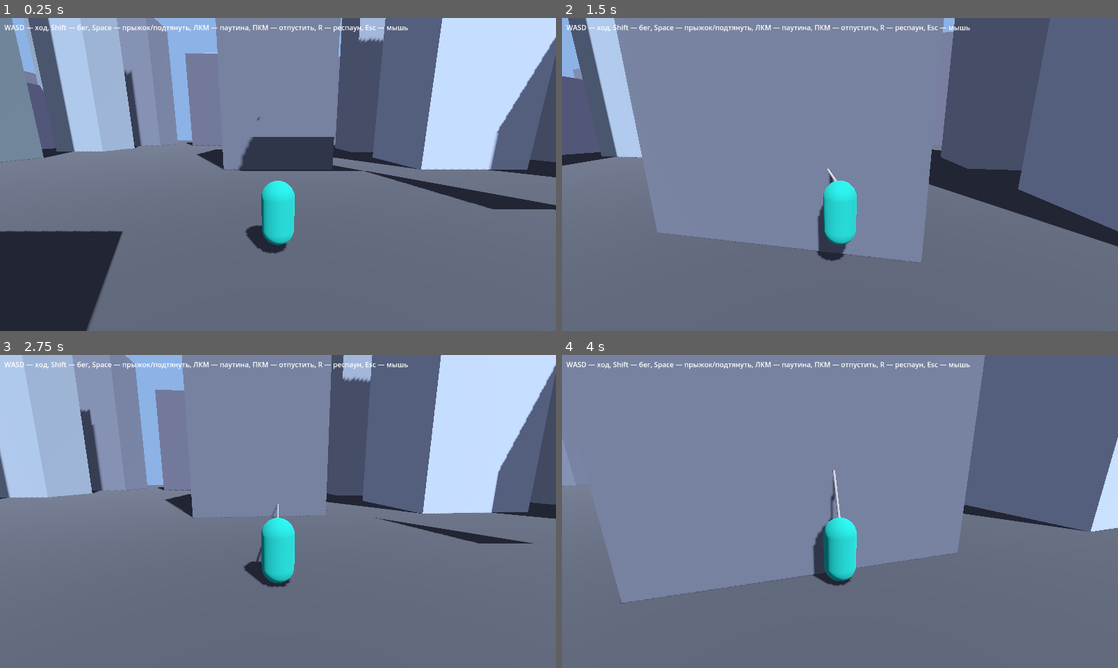
Above: before the commit, frames 1-4 (two rows, left to right).
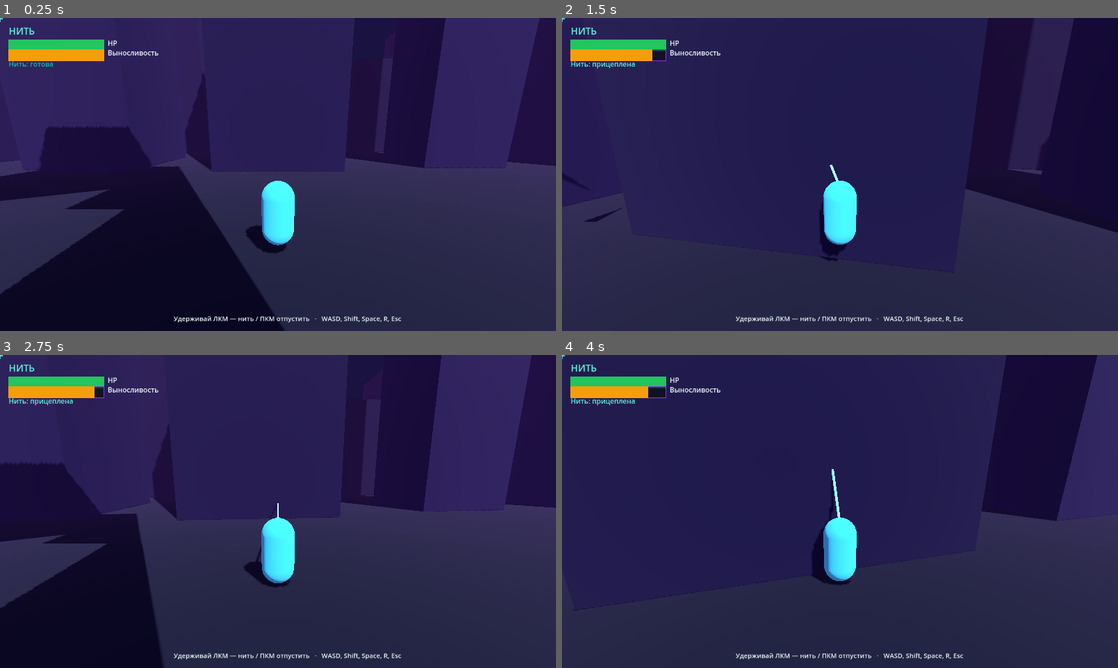
Above: after the commit, the same moments.

Repository: DarkAlmas/spider-free
Game: Godot game, scene res://scenes/main.tscn
Two runs of this game, one before a commit and one after it. Both use one fixed random seed, a clock stepped at 60 frames per second and the inputs below.
Inputs (mouse positions are in pixels of both pictures, inside the frame that each line leads up to):
- Up to frame 1 (0.25 s): no input
- Up to frame 2 (1.5 s): tap Enter at 0.5 s; move the mouse to (867, 174) at 0.52 s; hold Shift 0.53-1.28 s; hold Up (ui_up) from 0.53 s (still down); click (867, 174) at 0.67 s; tap Space at 0.77 s; move the mouse to (812, 174) at 1.27 s; tap Shift at 1.35 s; click (812, 174) at 1.42 s
- Up to frame 3 (2.75 s): keep holding Up (ui_up); tap Space at 1.52, 2 s; move the mouse to (289, 505) at 2.02 s; hold Shift from 2.03 s (still down); tap R at 2.1 s; click (289, 505) at 2.17 s
- Up to frame 4 (4 s): keep holding Up (ui_up); move the mouse to (834, 517) at 2.77 s; release Shift at 2.78 s; tap Shift at 2.85 s; click (834, 517) at 2.92 s; tap Space at 3.02, 3.77 s; move the mouse to (878, 514) at 3.52 s; hold Shift from 3.53 s (still down); click (878, 514) at 3.67 s

The runs differ from the first frame. In frame 1, 98% of the frame differs, in the area x 0-100%, y 0-100%; in frame 2, 100%; in frame 3, 100%; in frame 4, 100%.

Commit message:
HUD v1 «Нить» + palette: CanvasLayer HP/stamina/web status, teal/violet hero, glow rope, skyline env+fog

Diff:
--- a/project.godot
+++ b/project.godot
@@ -1,7 +1,7 @@
 config_version=5
 
 [application]
-config/name="spider-free"
+config/name="Нить (spider-free)"
 run/main_scene="res://scenes/main.tscn"
 config/features=PackedStringArray("4.3")
 
--- a/scenes/main.tscn
+++ b/scenes/main.tscn
@@ -1,14 +1,22 @@
-[gd_scene load_steps=8 format=3]
+[gd_scene load_steps=9 format=3]
 
 [ext_resource type="Script" path="res://scripts/main.gd" id="1"]
 [ext_resource type="Script" path="res://scripts/player.gd" id="2"]
 
 [sub_resource type="CapsuleShape3D" id="c1"]
 [sub_resource type="StandardMaterial3D" id="mat1"]
-albedo_color = Color(0.1, 0.6, 0.55, 1)
+albedo_color = Color(0.0784, 0.7216, 0.651, 1)
+emission_enabled = true
+emission = Color(0.4863, 0.2275, 0.9294, 1)
+emission_energy_multiplier = 0.4
 [sub_resource type="CapsuleMesh" id="m1"]
 material = SubResource("mat1")
+[sub_resource type="StandardMaterial3D" id="ropemat"]
+albedo_color = Color(0.3725, 0.949, 0.8745, 1)
+emission_enabled = true
+emission = Color(0.3725, 0.949, 0.8745, 1)
 [sub_resource type="CylinderMesh" id="r1"]
+material = SubResource("ropemat")
 top_radius = 0.04
 bottom_radius = 0.04
 height = 1.0
@@ -39,8 +47,3 @@
 
 [node name="Rope" type="MeshInstance3D" parent="Player"]
 mesh = SubResource("r1")
-
-[node name="Hint" type="Label" parent="."]
-offset_left = 10.0
-offset_top = 10.0
-text = "WASD — ход, Shift — бег, Space — прыжок/подтянуть, ЛКМ — паутина, ПКМ — отпустить, R — респаун, Esc — мышь"
--- /dev/null
+++ b/scripts/hud.gd
@@ -0,0 +1,32 @@
+extends CanvasLayer
+# HUD v1 «Нить» (design/hud-v1.html): HP / Stamina / Нить + crosshair + prompt.
+const TEAL := Color("#14B8A6"); const VIOLET := Color("#7C3AED"); const GLOW := Color("#5FF2DF")
+const HP_C := Color("#22C55E"); const ST_C := Color("#F59E0B"); const TXT := Color("#E6F7F5")
+var hp_bar: ProgressBar; var st_bar: ProgressBar; var web_lbl: Label
+
+func _bar(c: Color, y: float) -> ProgressBar:
+	var b := ProgressBar.new(); b.position = Vector2(20, y); b.size = Vector2(220, 14); b.show_percentage = false
+	var f := StyleBoxFlat.new(); f.bg_color = c; b.add_theme_stylebox_override("fill", f)
+	var bg := StyleBoxFlat.new(); bg.bg_color = Color("#0A0B17", 0.7); bg.border_color = VIOLET; bg.set_border_width_all(1)
+	b.add_theme_stylebox_override("background", bg); add_child(b); return b
+
+func _lbl(t: String, pos: Vector2, c := TXT, sz := 16) -> Label:
+	var l := Label.new(); l.text = t; l.position = pos
+	l.add_theme_color_override("font_color", c); l.add_theme_font_size_override("font_size", sz); add_child(l); return l
+
+func _ready():
+	_lbl("НИТЬ", Vector2(20, 14), GLOW, 22)
+	_lbl("HP", Vector2(248, 46)); hp_bar = _bar(HP_C, 50)
+	_lbl("Выносливость", Vector2(248, 68)); st_bar = _bar(ST_C, 72)
+	web_lbl = _lbl("Нить: готова", Vector2(20, 94), TEAL)
+	var ch := _lbl("+", Vector2.ZERO, GLOW, 28); ch.name = "Crosshair"
+	ch.set_anchors_preset(Control.PRESET_CENTER); ch.position -= Vector2(8, 18)
+	var p := _lbl("Удерживай ЛКМ — нить / ПКМ отпустить   ·   WASD, Shift, Space, R, Esc", Vector2.ZERO, TXT, 15)
+	p.set_anchors_preset(Control.PRESET_CENTER_BOTTOM); p.position = Vector2(400, 680)
+
+func _process(_dt):
+	var pl := get_parent().get_node_or_null("Player")
+	if pl == null: return
+	hp_bar.value = pl.hp; st_bar.value = pl.stamina
+	web_lbl.text = "Нить: прицеплена" if pl.attached else ("Нить: готова" if pl.stamina >= 10 else "Нить: мало сил")
+	web_lbl.add_theme_color_override("font_color", GLOW if pl.attached else TEAL)
--- a/scripts/main.gd
+++ b/scripts/main.gd
@@ -2,18 +2,20 @@
 # Procedural city block: ground + box buildings.
 func _ready():
 	var rng := RandomNumberGenerator.new(); rng.seed = 42
-	_box(Vector3(0,-0.5,0), Vector3(200,1,200), Color(0.25,0.27,0.3))
+	_box(Vector3(0,-0.5,0), Vector3(200,1,200), Color("#14141f"))
 	for x in range(-4,5):
 		for z in range(-4,5):
 			if abs(x) <= 0 and abs(z) <= 0: continue
 			if rng.randf() < 0.25: continue
 			var h := rng.randf_range(12, 45)
 			var w := rng.randf_range(8, 13)
-			_box(Vector3(x*20, h/2, z*20), Vector3(w,h,w), Color.from_hsv(rng.randf_range(0.55,0.65), 0.2, rng.randf_range(0.4,0.8)))
-	var sun := DirectionalLight3D.new(); sun.rotation_degrees = Vector3(-50,30,0); sun.shadow_enabled = true; add_child(sun)
+			_box(Vector3(x*20, h/2, z*20), Vector3(w,h,w), Color("#0A0B17").lerp(Color("#3B1F66"), rng.randf_range(0.0,0.45)))
+	var sun := DirectionalLight3D.new(); sun.rotation_degrees = Vector3(-50,30,0); sun.shadow_enabled = true; sun.light_color = Color("#E6F7F5"); add_child(sun)
+	add_child(preload("res://scripts/hud.gd").new())
 	var env := WorldEnvironment.new(); var e := Environment.new()
-	e.background_mode = Environment.BG_COLOR; e.background_color = Color(0.55,0.7,0.9)
-	e.ambient_light_source = Environment.AMBIENT_SOURCE_COLOR; e.ambient_light_color = Color(0.6,0.6,0.7)
+	e.background_mode = Environment.BG_COLOR; e.background_color = Color("#1A1240")
+	e.fog_enabled = true; e.fog_light_color = Color("#3B1F66"); e.fog_density = 0.008
+	e.ambient_light_source = Environment.AMBIENT_SOURCE_COLOR; e.ambient_light_color = Color("#5FF2DF").lerp(Color("#7C3AED"), 0.5)
 	env.environment = e; add_child(env)
 
 func _box(pos: Vector3, size: Vector3, c: Color):
--- a/scripts/player.gd
+++ b/scripts/player.gd
@@ -13,6 +13,8 @@
 var attached := false
 var anchor := Vector3.ZERO
 var rope_len := 0.0
+var hp := 100.0
+var stamina := 100.0
 
 func _ready():
 	Input.mouse_mode = Input.MOUSE_MODE_CAPTURED
@@ -32,12 +34,13 @@
 		global_position = Vector3(0, 2, 0); velocity = Vector3.ZERO; release_web()
 
 func shoot_web():
+	if stamina < 10: return
 	var from := cam.global_position
 	var to := from - cam.global_transform.basis.z * WEB_RANGE
 	var q := PhysicsRayQueryParameters3D.create(from, to); q.exclude = [get_rid()]
 	var hit := get_world_3d().direct_space_state.intersect_ray(q)
 	if hit:
-		attached = true; anchor = hit.position
+		attached = true; anchor = hit.position; stamina -= 10
 		rope_len = max(global_position.distance_to(anchor) * 0.9, 3.0)
 
 func release_web():
@@ -68,6 +71,8 @@
 			if radial > 0: velocity -= n * radial
 			velocity += -n * (dist - rope_len) * 30.0 * dt
 		if Input.is_key_pressed(KEY_SPACE): rope_len = max(rope_len - 15 * dt, 3.0)  # reel in
+	var running := Input.is_key_pressed(KEY_SHIFT) and is_on_floor() and inp != Vector2.ZERO
+	stamina = clamp(stamina + (-20.0 if running else 15.0) * dt, 0.0, 100.0)
 	move_and_slide()
 	if global_position.y < -30: global_position = Vector3(0, 2, 0); velocity = Vector3.ZERO
 	_draw_rope()
Not shown, added: design/city.svg.import
Not shown, added: design/hero.svg.import
Not shown, added: design/hud-v1.png.import
Not shown, added: design/palette.svg.import
